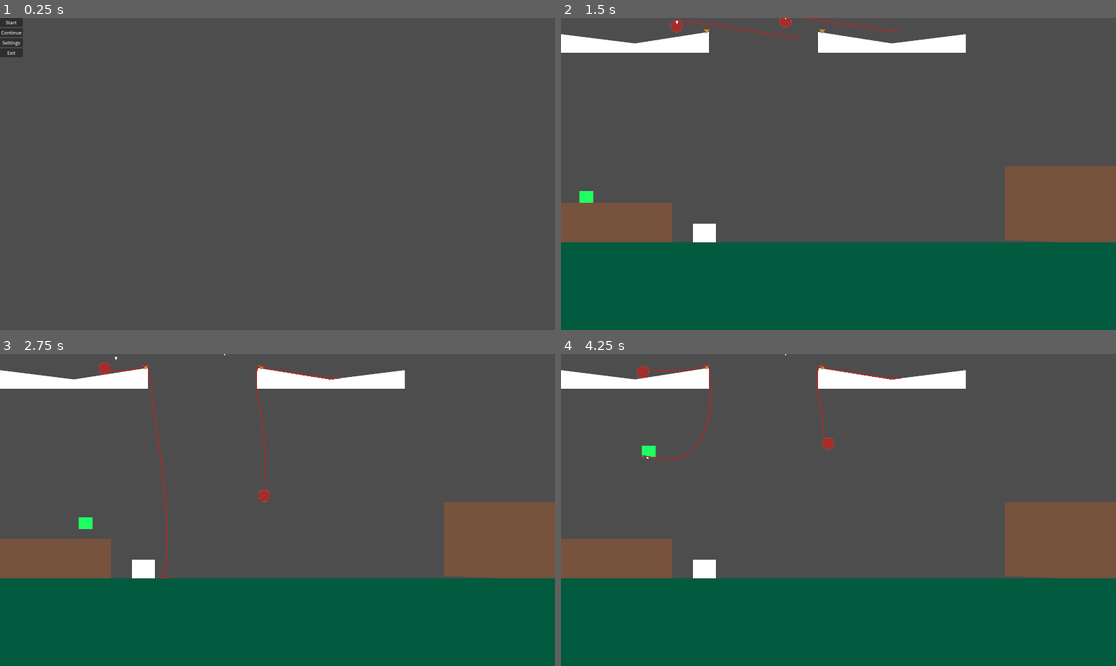
Above: before the commit, frames 1-4 (two rows, left to right).
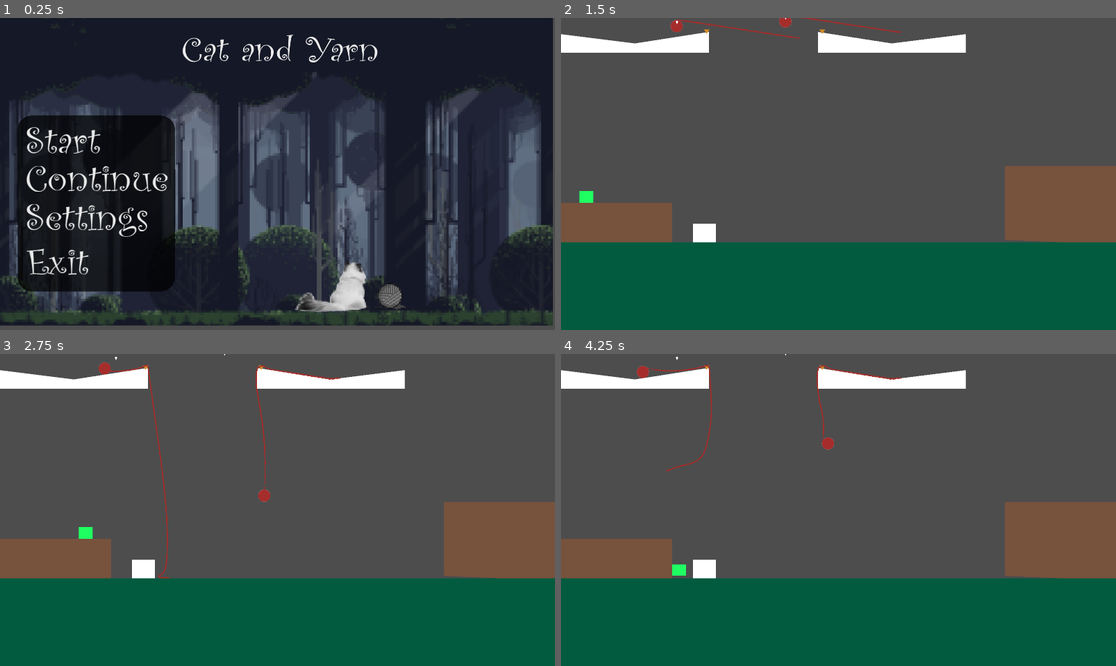
Above: after the commit, the same moments.

Repository: Musa-E/CS422---Group-Project
Game: Godot game, scene res://UI/MainMenu.tscn
Two runs of this game, one before a commit and one after it. Both use one fixed random seed, a clock stepped at 60 frames per second and the inputs below.
Inputs (mouse positions are in pixels of both pictures, inside the frame that each line leads up to; where the layout moved, square brackets give the same spot in the first picture):
- Up to frame 1 (0.25 s): no input
- Up to frame 2 (1.5 s): click (660, 220) [572, 42] at 0.5 s; click (660, 139) [572, 21] at 1.25 s
- Up to frame 3 (2.75 s): tap Enter (ui_accept) at 2, 2.27, 2.3, 2.57 s; move the mouse to (399, 494) at 2.02 s; hold Right (ui_right) from 2.03 s (still down); hold Right mouse button (grab) from 2.03 s (still down); click (399, 494) at 2.17 s
- Up to frame 4 (4.25 s): move the mouse to (727, 525) at 2.77 s; release Right mouse button (grab) at 2.78 s; tap Enter (ui_accept) at 2.85, 3.02, 3.32, 3.8 s; right-click (727, 525) at 3.05 s; move the mouse to (894, 441) at 3.52 s; release Right (ui_right) at 3.53 s; hold Left (ui_left) from 3.53 s (still down); hold Right mouse button (grab) from 3.53 s (still down)

The runs differ from the first frame. In frame 1, 88% of the frame differs, in the area x 0-100%, y 0-99%; in frame 2, nothing differs; in frame 3, 0.2%; in frame 4, 0.4%.

Commit message:
Functional Main Menu
No audio included

Diff:
--- a/catandyarn/Player/Cat.gd
+++ b/catandyarn/Player/Cat.gd
@@ -28,8 +28,8 @@
 func handle_input(delta: float) -> Vector2:
 	# Get the input direction and handle the movement/deceleration.
 	# As good practice, you should replace UI actions with custom gameplay actions.
-	var direction := Input.get_axis("ui_left", "ui_right")
-	var jump := 1 if Input.is_action_just_pressed("ui_accept") else 0
+	var direction := Input.get_axis("move_left", "move_right")
+	var jump := 1 if Input.is_action_just_pressed("jump") else 0
 
 	# update the direction of the swipe
 	if direction < 0: swipe_component.scale.x = -1
@@ -80,7 +80,7 @@
 	var closest_offset = curve.get_closest_offset(path.to_local(global_position))
 
 	# temporary
-	var direction := Input.get_axis("ui_up", "ui_down")
+	var direction := Input.get_axis("jump", "ui_down")
 	var impulse = Vector2.RIGHT * IMPULSE_MULTIPLIER * input.x
 
 	# apply an impulse based on the movement direction to all nearby segments
--- a/catandyarn/UI/MainMenu.tscn
+++ b/catandyarn/UI/MainMenu.tscn
@@ -1,6 +1,18 @@
-[gd_scene load_steps=2 format=3 uid="uid://ddjv8kikxl0e1"]
+[gd_scene load_steps=14 format=3 uid="uid://ddjv8kikxl0e1"]
 
 [ext_resource type="Script" path="res://menu.gd" id="1_qbgbe"]
+[ext_resource type="Texture2D" uid="uid://bef15iqqonotx" path="res://assets/backgroundDefault.png" id="2_d6uyt"]
+[ext_resource type="Texture2D" uid="uid://cnnxtlot86ge3" path="res://assets/buttonText/buttonBackground.png" id="2_uiky6"]
+[ext_resource type="Texture2D" uid="uid://dn5awifosw2sg" path="res://assets/buttonText/Start.png" id="3_fjy0y"]
+[ext_resource type="Texture2D" uid="uid://doyru7jfks027" path="res://assets/titleTextOnMainMenu.png" id="3_k3v0y"]
+[ext_resource type="Texture2D" uid="uid://dcnjusmpm5bjd" path="res://assets/buttonText/StartHighlighted.png" id="4_ew8dt"]
+[ext_resource type="Texture2D" uid="uid://vruy4ev8i6rq" path="res://assets/buttonText/Continue.png" id="5_5va0a"]
+[ext_resource type="Texture2D" uid="uid://bi8swv1iv4gjx" path="res://assets/buttonText/ContinueHighlighted.png" id="6_rlrel"]
+[ext_resource type="Texture2D" uid="uid://dkyrt03hd2rcm" path="res://assets/buttonText/Settings.png" id="7_suick"]
+[ext_resource type="Texture2D" uid="uid://dom6y1d2u467w" path="res://assets/buttonText/SettingsHighlighted.png" id="8_14e2g"]
+[ext_resource type="Texture2D" uid="uid://d0lo2a2djapsq" path="res://assets/buttonText/Exit.png" id="9_dakof"]
+[ext_resource type="Texture2D" uid="uid://cq3m4onqotj7c" path="res://assets/buttonText/ExitHighlighted.png" id="10_7br8f"]
+[ext_resource type="Texture2D" uid="uid://catau5if6jyor" path="res://assets/catAndYarnImage.png" id="13_5o1f0"]
 
 [node name="Menu" type="Control"]
 layout_mode = 3
@@ -11,29 +23,60 @@
 grow_vertical = 2
 script = ExtResource("1_qbgbe")
 
+[node name="BackgroundDefault" type="Sprite2D" parent="."]
+position = Vector2(953, 524)
+texture = ExtResource("2_d6uyt")
+
+[node name="TitleTextOnMainMenu" type="Sprite2D" parent="."]
+position = Vector2(969, 106)
+texture = ExtResource("3_k3v0y")
+
 [node name="MarginContainer" type="MarginContainer" parent="."]
-layout_mode = 0
-offset_right = 40.0
-offset_bottom = 40.0
+layout_mode = 1
+anchors_preset = -1
+anchor_left = -0.367188
+anchor_top = 0.0972223
+anchor_right = -0.257812
+anchor_bottom = 0.275926
+offset_left = 797.0
+offset_top = 273.0
+offset_right = 876.0
+offset_bottom = 409.0
+scale = Vector2(1.68896, 1.55457)
+metadata/_edit_use_anchors_ = true
+
+[node name="ButtonBackground" type="Sprite2D" parent="MarginContainer"]
+position = Vector2(142.691, 169.822)
+scale = Vector2(0.658371, 0.643265)
+texture = ExtResource("2_uiky6")
 
 [node name="VBoxContainer" type="VBoxContainer" parent="MarginContainer"]
 layout_mode = 2
+theme_override_constants/separation = 27
 
-[node name="Start" type="Button" parent="MarginContainer/VBoxContainer"]
+[node name="Start" type="TextureButton" parent="MarginContainer/VBoxContainer"]
 layout_mode = 2
-text = "Start"
+texture_normal = ExtResource("3_fjy0y")
+texture_hover = ExtResource("4_ew8dt")
 
-[node name="Continue" type="Button" parent="MarginContainer/VBoxContainer"]
+[node name="Continue" type="TextureButton" parent="MarginContainer/VBoxContainer"]
 layout_mode = 2
-text = "Continue"
+texture_normal = ExtResource("5_5va0a")
+texture_hover = ExtResource("6_rlrel")
 
-[node name="Settings" type="Button" parent="MarginContainer/VBoxContainer"]
+[node name="Settings" type="TextureButton" parent="MarginContainer/VBoxContainer"]
 layout_mode = 2
-text = "Settings"
+texture_normal = ExtResource("7_suick")
+texture_hover = ExtResource("8_14e2g")
 
-[node name="Exit" type="Button" parent="MarginContainer/VBoxContainer"]
+[node name="Exit" type="TextureButton" parent="MarginContainer/VBoxContainer"]
 layout_mode = 2
-text = "Exit"
+texture_normal = ExtResource("9_dakof")
+texture_hover = ExtResource("10_7br8f")
+
+[node name="CatAndYarnImage" type="Sprite2D" parent="."]
+position = Vector2(1211, 930)
+texture = ExtResource("13_5o1f0")
 
 [connection signal="pressed" from="MarginContainer/VBoxContainer/Start" to="." method="_on_start_pressed"]
 [connection signal="pressed" from="MarginContainer/VBoxContainer/Continue" to="." method="_on_continue_pressed"]
--- a/catandyarn/project.godot
+++ b/catandyarn/project.godot
@@ -61,11 +61,39 @@
 grab={
 "deadzone": 0.5,
 "events": [Object(InputEventMouseButton,"resource_local_to_scene":false,"resource_name":"","device":-1,"window_id":0,"a …(253 unchanged characters)…
+, null, Object(InputEventJoypadMotion,"resource_local_to_scene":false,"resource_name":"","device":-1,"axis":5,"axis_value":1.0,"script":null)
+, Object(InputEventJoypadButton,"resource_local_to_scene":false,"resource_name":"","device":-1,"button_index":10,"pressure":0.0,"pressed":true,"script":null)
 ]
 }
 swipe={
 "deadzone": 0.5,
 "events": [Object(InputEventMouseButton,"resource_local_to_scene":false,"resource_name":"","device":-1,"window_id":0,"a …(253 unchanged characters)…
+, Object(InputEventJoypadMotion,"resource_local_to_scene":false,"resource_name":"","device":-1,"axis":4,"axis_value":1.0,"script":null)
+]
+}
+move_right={
+"deadzone": 0.5,
+"events": [Object(InputEventKey,"resource_local_to_scene":false,"resource_name":"","device":-1,"window_id":0,"alt_pressed":false,"shift_pressed":false,"ctrl_pressed":false,"meta_pressed":false,"pressed":false,"keycode":0,"physical_keycode":68,"key_label":0,"unicode":100,"location":0,"echo":false,"script":null)
+, Object(InputEventKey,"resource_local_to_scene":false,"resource_name":"","device":-1,"window_id":0,"alt_pressed":false,"shift_pressed":false,"ctrl_pressed":false,"meta_pressed":false,"pressed":false,"keycode":0,"physical_keycode":4194321,"key_label":0,"unicode":0,"location":0,"echo":false,"script":null)
+, Object(InputEventJoypadButton,"resource_local_to_scene":false,"resource_name":"","device":-1,"button_index":14,"pressure":0.0,"pressed":true,"script":null)
+, Object(InputEventJoypadMotion,"resource_local_to_scene":false,"resource_name":"","device":-1,"axis":2,"axis_value":1.0,"script":null)
+, Object(InputEventJoypadMotion,"resource_local_to_scene":false,"resource_name":"","device":-1,"axis":0,"axis_value":1.0,"script":null)
+]
+}
+move_left={
+"deadzone": 0.5,
+"events": [Object(InputEventKey,"resource_local_to_scene":false,"resource_name":"","device":-1,"window_id":0,"alt_pressed":false,"shift_pressed":false,"ctrl_pressed":false,"meta_pressed":false,"pressed":false,"keycode":0,"physical_keycode":65,"key_label":0,"unicode":97,"location":0,"echo":false,"script":null)
+, Object(InputEventKey,"resource_local_to_scene":false,"resource_name":"","device":-1,"window_id":0,"alt_pressed":false,"shift_pressed":false,"ctrl_pressed":false,"meta_pressed":false,"pressed":false,"keycode":0,"physical_keycode":4194319,"key_label":0,"unicode":0,"location":0,"echo":false,"script":null)
+, Object(InputEventJoypadButton,"resource_local_to_scene":false,"resource_name":"","device":-1,"button_index":13,"pressure":0.0,"pressed":true,"script":null)
+, Object(InputEventJoypadMotion,"resource_local_to_scene":false,"resource_name":"","device":-1,"axis":0,"axis_value":-1.0,"script":null)
+, Object(InputEventJoypadMotion,"resource_local_to_scene":false,"resource_name":"","device":-1,"axis":2,"axis_value":-1.0,"script":null)
+]
+}
+jump={
+"deadzone": 0.5,
+"events": [Object(InputEventKey,"resource_local_to_scene":false,"resource_name":"","device":-1,"window_id":0,"alt_pressed":false,"shift_pressed":false,"ctrl_pressed":false,"meta_pressed":false,"pressed":false,"keycode":0,"physical_keycode":4194320,"key_label":0,"unicode":0,"location":0,"echo":false,"script":null)
+, Object(InputEventJoypadButton,"resource_local_to_scene":false,"resource_name":"","device":-1,"button_index":0,"pressure":0.0,"pressed":true,"script":null)
+, Object(InputEventKey,"resource_local_to_scene":false,"resource_name":"","device":-1,"window_id":0,"alt_pressed":false,"shift_pressed":false,"ctrl_pressed":false,"meta_pressed":false,"pressed":false,"keycode":0,"physical_keycode":32,"key_label":0,"unicode":32,"location":0,"echo":false,"script":null)
 ]
 }
 
Not shown, added: catandyarn/assets/audio/effects/death.wav.import
Binary file added: catandyarn/assets/backgroundDefault.png
Not shown, added: catandyarn/assets/backgroundDefault.png.import
Binary file added: catandyarn/assets/buttonText/Continue.png
Not shown, added: catandyarn/assets/buttonText/Continue.png.import
Binary file added: catandyarn/assets/buttonText/ContinueHighlighted.png
Not shown, added: catandyarn/assets/buttonText/ContinueHighlighted.png.import
Binary file added: catandyarn/assets/buttonText/Exit.png
Not shown, added: catandyarn/assets/buttonText/Exit.png.import
Binary file added: catandyarn/assets/buttonText/ExitHighlighted.png
Not shown, added: catandyarn/assets/buttonText/ExitHighlighted.png.import
Binary file added: catandyarn/assets/buttonText/Settings.png
(and 18 more such lines)
